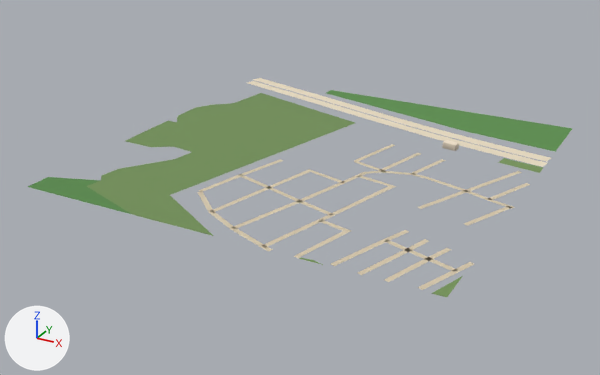
Two versions of the glTF model public/assets/bengaluru-region-v1/tiles/t-10_-29-l1.glb, one commit apart.
Camera for both pictures: a 50 mm camera at (-4310.0, -15111.0, 380.0) aimed at (-4768.0, -14279.0, -36.0). Lighting does not change. The marker at lower left points along +X, +Y and +Z. The picture after the commit comes second. Vertices at exactly the same position are counted once.

The older version as bpy lines, for what is in view:
```python
me_ground = bpy.data.meshes.new('ground')
me_ground.from_pydata(...)  # 582 vertices, 658 faces; spans x -2.0..503.0, y -3.0..504.0, z 1.0
me_ground.materials.append(mat_ground)
# before: 84 (367.0, 202.0, 1.0) at pixel (396, 186), 85 (359.0, 199.0, 1.0) at pixel (388, 186)
ob_ground = bpy.data.objects.new('ground', me_ground)
ob_ground.location = (-5000.0, -14500.0, 0.0)
```
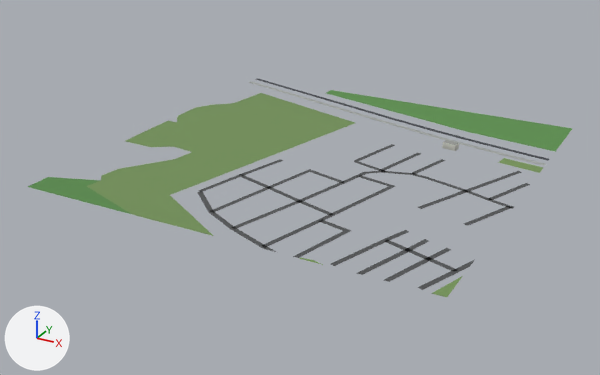
Pixel boxes [x1, y1, x2, y2] of what changed, in the pictures (600 x 375 px; the box of a moved part takes in the faces that stretch with it):
part 1 of me_ground, rebuilt
    before: [247, 81, 547, 167]
    after: [249, 81, 546, 166]
part 2 of me_ground, rebuilt
    before: [253, 78, 551, 162]
    after: [256, 78, 549, 161]
part 3 of me_ground, moved or reshaped
    both: [261, 231, 474, 282]
part 4 of me_ground, moved or reshaped
    before: [371, 180, 396, 196]
    after: [371, 180, 395, 196]
part 5 of me_ground, recoloured
    both: [197, 144, 530, 290]

What changed in the scene script:
```text
Change me_ground:
    used by ob_ground; location = (-5000.0, -14500.0, 0.0)
    verts and faces of me_ground; kept vertices keep their numbers, new ones are numbered from 582
    remove me_ground.from_pydata(...)  # 582 vertices, 658 faces; spans x -2.0..503.0, y -3.0..504.0, z 1.0
    add me_ground.from_pydata(...)  # 589 vertices, 663 faces; spans x 0.0..500.0, y 0.0..500.0, z 1.0
    me_ground part 1: the loose piece of 34 vertices spanning x -2.0..501.0, y 342.0..484.0, z 1.0 is rebuilt with 34 vertices and now spans x 0.0..500.0, y 346.0..480.0, z 1.0
    me_ground part 2: the loose piece of 32 vertices spanning x -2.0..501.0, y 360.0..504.0, z 1.0 is rebuilt with 32 vertices and now spans x 0.0..500.0, y 365.0..500.0, z 1.0
    me_ground part 3
    13 vertices are removed from x 322.0..503.0, y -1.0..71.0, z 1.0
    13 faces are deleted
    3 vertices move from x 320.0..361.0, y -3.0..38.0, z 1.0 to x 330.0..364.0, y 0.0..47.0, z 1.0
    17 vertices are added at x 313.0..500.0, y 0.0..79.0, z 1.0
    17 new faces join them
    me_ground part 4
    add verts[85] = (360.0, 198.0, 1.0)  # moved, pixel (388, 186)
    add verts[84] = (367.0, 203.0, 1.0)  # moved, pixel (396, 186)
    me_ground part 5: 167 kept faces spanning x 177.0..500.0, y 0.0..326.0, z 1.0 get new vertex colours; the middle colour goes from beige #d7c9ae to dark grey #535556
    other edits to the shape of me_ground do not show in these pictures
```
